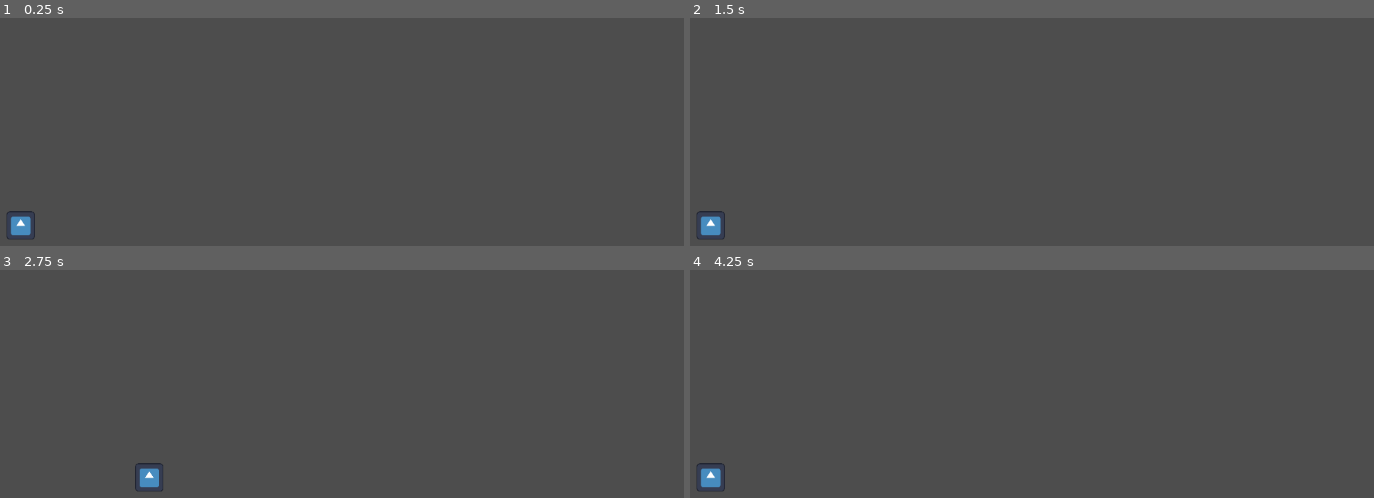
Above: before the commit, frames 1-4 (two rows, left to right).
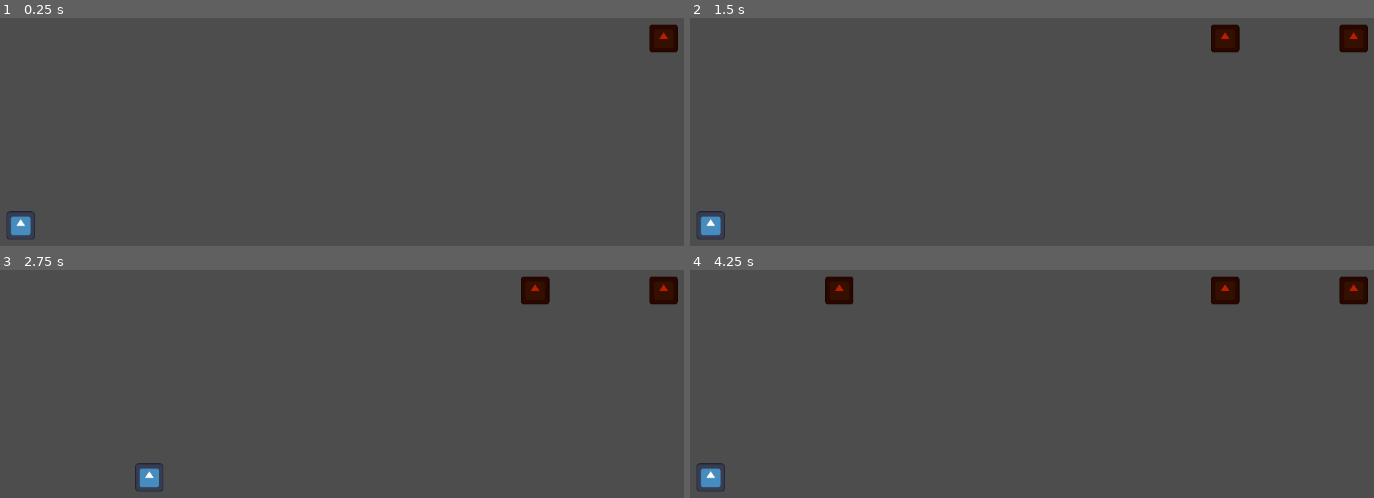
Above: after the commit, the same moments.

Repository: AuroraFreire/horizons-europa
Game: Godot game, scene res://world.tscn
Same seed, same stepped clock (60 frames per second), same inputs: the game is played once before the commit and once after it. The engine's default icon, where the game draws it, is replaced by a stand-in: a white triangle on a blue panel in a dark square.
Inputs:
- Up to frame 1 (0.25 s): no input
- Up to frame 2 (1.5 s): tap Enter at 0.5 s; hold D (right) 0.53-1.28 s; hold A (left) from 1.28 s (still down)
- Up to frame 3 (2.75 s): tap Space at 2 s; release A (left) at 2.03 s; hold D (right) from 2.03 s (still down)
- Up to frame 4 (4.25 s): tap Enter at 2.75 s; tap Space at 3.5 s; release D (right) at 3.53 s; hold A (left) from 3.53 s (still down)

The runs differ from the first frame. In frame 1, 0.5% of the frame differs, in the area x 94-100%, y 3-15%; in frame 2, 1.0%; in frame 3, 1.0%; in frame 4, 1.5%, in the area x 19-100%, y 3-15%.

Commit message:
work on enemy spawner

Diff:
--- /dev/null
+++ b/enemy.tscn
@@ -0,0 +1,17 @@
+[gd_scene format=3 uid="uid://g8rnhvtwqv1o"]
+
+[ext_resource type="Texture2D" uid="uid://c58efh4nx8nbe" path="res://icon.svg" id="1_7k104"]
+
+[sub_resource type="RectangleShape2D" id="RectangleShape2D_4gyqm"]
+
+[node name="Enemy" type="Node2D" unique_id=835823096]
+
+[node name="Area2D" type="Area2D" parent="." unique_id=97134243]
+
+[node name="CollisionShape2D" type="CollisionShape2D" parent="Area2D" unique_id=53878411]
+shape = SubResource("RectangleShape2D_4gyqm")
+
+[node name="Icon" type="Sprite2D" parent="." unique_id=2016256501]
+modulate = Color(0.7416726, 0.11156189, 9.62615e-08, 1)
+scale = Vector2(0.155, 0.155)
+texture = ExtResource("1_7k104")
--- /dev/null
+++ b/enemy_spawner.gd
@@ -0,0 +1,13 @@
+extends Node2D
+
+@onready var player = get_node("../Player")
+var enemy = preload("res://enemy.tscn")
+var spawn_timer = 0.0
+
+func _process(delta: float) -> void:
+	spawn_timer -= delta
+	if spawn_timer <= 0.0:
+		spawn_timer = 1.0
+		var node = enemy.instantiate()
+		node.position.x = player.position_offset.x + randi_range(0,player.lanes_amount)*player.lanes_distance
+		add_child(node)
--- a/world.tscn
+++ b/world.tscn
@@ -2,6 +2,7 @@
 
 [ext_resource type="PackedScene" uid="uid://cbfxu4pgr1ea6" path="res://player.tscn" id="1_f3sb7"]
 [ext_resource type="Script" uid="uid://bv5emjq27d5py" path="res://player.gd" id="2_fj7yv"]
+[ext_resource type="Script" uid="uid://bnq80bt5ckng5" path="res://enemy_spawner.gd" id="3_tlwt5"]
 
 [node name="Node2D" type="Node2D" unique_id=906349818]
 
@@ -11,3 +12,6 @@
 
 [node name="Camera2D" type="Camera2D" parent="." unique_id=754316296]
 zoom = Vector2(2.06, 2.06)
+
+[node name="EnemySpawner" type="Node2D" parent="." unique_id=1894969004]
+script = ExtResource("3_tlwt5")
Not shown, added: enemy_spawner.gd.uid
